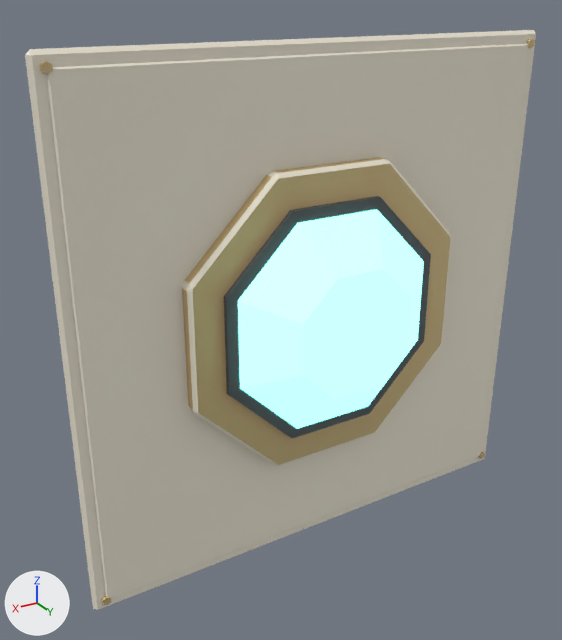
Renders of the FBX model Assets/_Project/Art/Models/Kit/Disp_Light_2x2.fbx from each side of a commit.
One viewpoint serves both versions: a camera (50 mm lens) standing at (1.61, 2.39, 1.2) and looking at (0.19, 0.02, 0.01). Lighting does not change. The marker at lower left points along +X, +Y and +Z. The first picture is the older version. Where no turn or scale is listed for an object, it has been applied to the vertices. Vertices at exactly the same position are counted once.

The first picture shows 'Bulb.003', 'Disp_Light_2x2'.
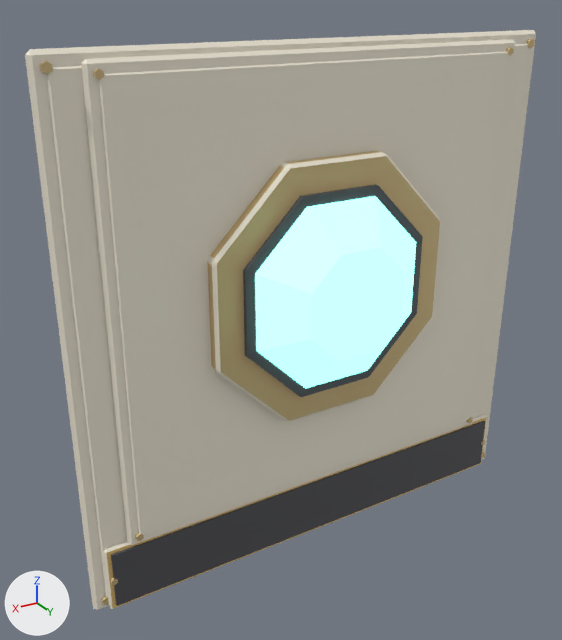
Where the change shows, as pixel boxes (x1, y1, x2, y2) in the pictures (562 x 640 px; the box of a moved part takes in the faces that stretch with it):
'Bulb.003', moved, rescaled (13% narrower, 12% shorter)
    before: (238, 209, 424, 429)
    after: (255, 196, 416, 389)
part 2 of me_disp_light_2x2_001, added
    after: (136, 533, 144, 541)
part 3 of me_disp_light_2x2_001, moved or reshaped
    before: (182, 157, 451, 466)
    after: (207, 151, 440, 422)
part 4 of me_disp_light_2x2_001, added
    after: (81, 39, 515, 545)
part 5 of me_disp_light_2x2_001, added (pale yellow)
    after: (99, 51, 509, 535)
part 6 of me_disp_light_2x2_001, added
    after: (93, 68, 104, 80)
part 7 of me_disp_light_2x2_001, added
    after: (506, 47, 514, 56)
part 8 of me_disp_light_2x2_001, added
    after: (243, 184, 423, 397)
part 9 of me_disp_light_2x2_001, added
    after: (111, 421, 485, 606)
part 10 of me_disp_light_2x2_001, added
    after: (110, 578, 118, 585)
part 11 of me_disp_light_2x2_001, added
    after: (103, 415, 487, 609)
part 12 of me_disp_light_2x2_001, deleted
    before: (224, 196, 431, 438)

The change, as a diff of the scene's bpy script:
```diff
--- a/Assets/_Project/Art/Models/Kit/Disp_Light_2x2.fbx.py
+++ b/Assets/_Project/Art/Models/Kit/Disp_Light_2x2.fbx.py
@@ mat_trim @@
+mat_trim = principled_material('Trim')
+mat_trim.base_color = (0.78, 0.52, 0.18)  # beige #e5bf76
+mat_trim.roughness = 0.55
@@ me_bulb_009 @@
 # used by ob_bulb_003; location = (0.0, 0.1, 0.0)
-me_bulb_009.from_pydata(...)  # 32 vertices, 20 faces; spans x -0.421..0.421, y -0.025..0.169, z -0.421..0.421
+me_bulb_009.from_pydata(...)  # 32 vertices, 20 faces; spans x -0.36..0.36, y -0.021..0.144, z -0.36..0.36
+# me_bulb_009 part 1: the whole mesh is scaled about the mesh origin by 0.854
 me_bulb_009.materials.append(mat_glow)
@@ me_disp_light_2x2_001 @@
 # used by ob_disp_light_2x2; location = (0.0, 0.0, 0.0); rotation_euler = (1.571, 0.0, 0.0), in degrees (90, 0, 0)
-me_disp_light_2x2_001.from_pydata(...)  # 152 vertices, 136 faces; spans x -1.03..1.03, y -1.03..1.03, z -0.12..0.0
+me_disp_light_2x2_001.from_pydata(...)  # 288 vertices, 252 faces; spans x -1.03..1.03, y -1.03..1.03, z -0.13..0.0
+# me_disp_light_2x2_001 part 2: a new loose piece, a 6-sided cylinder along z spanning x 0.824..0.851, y -0.733..-0.702, z -0.073..-0.056, in mat_metal (beige #ddc490)
+# me_disp_light_2x2_001 part 3: the loose piece of 48 vertices spanning x -0.6..0.6, y -0.6..0.6, z -0.1..-0.02 is scaled about its middle by 0.854, then moved by (0.0, 0.12, -0.03)
+# me_disp_light_2x2_001 part 4: the loose piece of 24 vertices spanning x -1.03..1.03, y -1.03..1.03, z -0.03..0.0 is copied, and the copy is scaled about its middle by 0.854, then moved by (0.0, 0.12, -0.03); it spans x -0.88..0.88, y -0.76..1.0, z -0.06..-0.03
+# me_disp_light_2x2_001 part 5: the loose piece of 16 vertices spanning x -0.98..0.98, y -0.98..0.98, z -0.04..-0.03 is copied, and the copy is scaled about its middle by 0.854, then moved by (0.0, 0.12, -0.03); it spans x -0.84..0.84, y -0.72..0.96, z -0.07..-0.06
+# me_disp_light_2x2_001 part 6: a new loose piece, a 6-sided cylinder along z spanning x 0.824..0.851, y 0.942..0.973, z -0.073..-0.056, in mat_metal (beige #ddc490)
+# me_disp_light_2x2_001 part 7: a new loose piece, a 6-sided cylinder along z spanning x -0.851..-0.824, y 0.942..0.973, z -0.073..-0.056, in mat_metal (beige #ddc490)
+# me_disp_light_2x2_001 part 8: a new loose piece, an 8-sided cylinder along z spanning x -0.398..0.398, y -0.278..0.518, z -0.133..-0.108, in mat_dark (dark grey #505055)
+# me_disp_light_2x2_001 part 9: a new loose piece, a box spanning x -0.95..0.95, y -1.0..-0.76, z -0.065..-0.045, in mat_dark (dark grey #505055)
+# me_disp_light_2x2_001 part 10: a new loose piece, a 6-sided cylinder along z spanning x 0.938..0.962, y -0.894..-0.866, z -0.07..-0.05, in mat_metal (beige #ddc490)
+# me_disp_light_2x2_001 part 11: a new loose piece of 16 vertices spanning x -0.98..0.98, y -1.02..-0.74, z -0.06..-0.03
+# me_disp_light_2x2_001 part 12: the loose piece of 16 vertices spanning x -0.47..0.47, y -0.47..0.47, z -0.12..-0.08 is deleted
+# other edits to the shape of me_disp_light_2x2_001 do not show in these pictures
 me_disp_light_2x2_001.materials.append(mat_panel)
@@ me_disp_light_2x2_001 @@
 me_disp_light_2x2_001.materials.append(mat_dark)
+me_disp_light_2x2_001.materials.append(mat_trim)  # beige #e5bf76
@@ ob_bulb_003 @@
 ob_bulb_003 = bpy.data.objects.new('Bulb.003', me_bulb_009)
-ob_bulb_003.location = (0.0, 0.1, 0.0)
+ob_bulb_003.location = (0.0, 0.12, 0.12)
```
